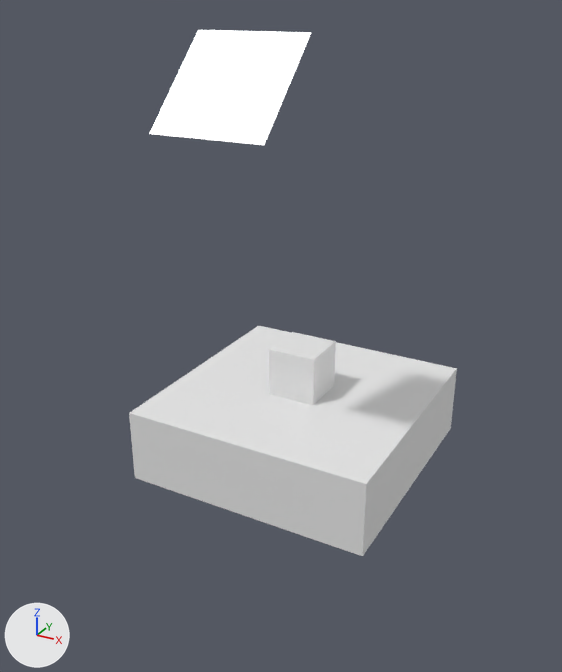
The OBJ model res/participating_media.obj, before and after one commit.
Camera for both pictures: a 50 mm camera at (13.0, -25.5, 17.4) aimed at (-0.3, -1.3, 5.4). Lighting does not change. The marker at lower left points along +X, +Y and +Z. Where no turn or scale is listed for an object, it has been applied to the vertices.

The first picture shows 'Cube.001_Cube.002', 'Cube_Cube.001', 'Plane.001'.
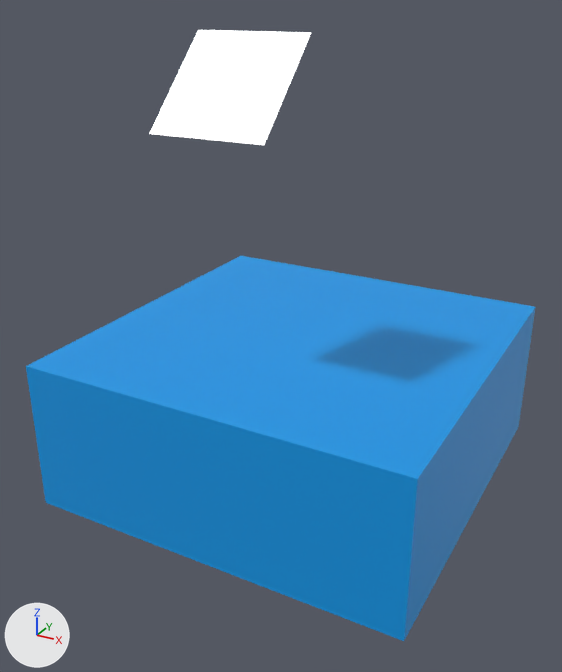
The change, as a list of edits to the scene's bpy script:
```text
Change mat_fog:
    mat_fog.base_color: (0.8, 0.8, 0.8) -> (0.0, 0.313, 0.8)  # white #e7e7e7 -> blue #0098e7
Change me_cube_001_cube_002:
    where me_cube_001_cube_002.from_pydata(...)  # 8 vertices, 6 faces; spans x -5.0..5.0, y -5.0..5.0, z -0.5..2.5
    used by ob_cube_001_cube_002; location = (0.0, 0.0, 0.0)
    me_cube_001_cube_002 part 1: the whole mesh is scaled about the mesh origin by (1.5, 1.5, 2)
```

What differs and where, as boxes [x1, y1, x2, y2] in the pictures (562 x 672 px):
'Cube.001_Cube.002', recoloured, mesh rescaled (55% wider, 67% taller): before [129, 326, 457, 556]; after [26, 256, 535, 641]
'Cube_Cube.001', unchanged, covered by the edit: before [269, 332, 336, 405]
